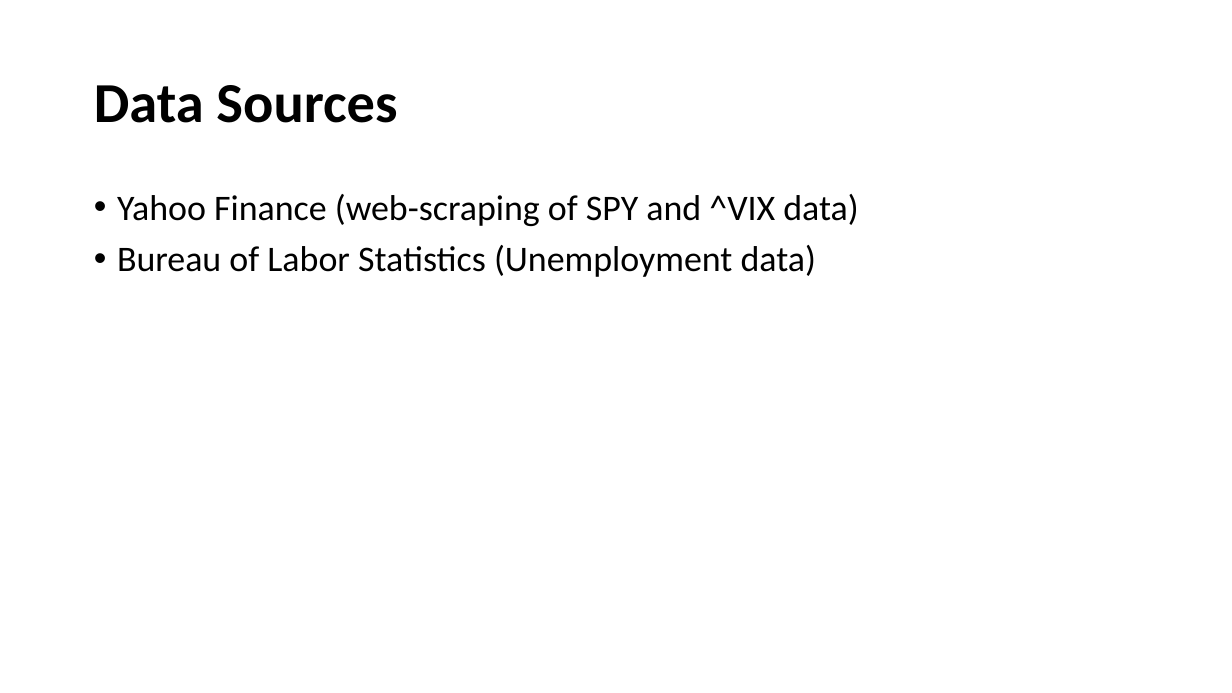
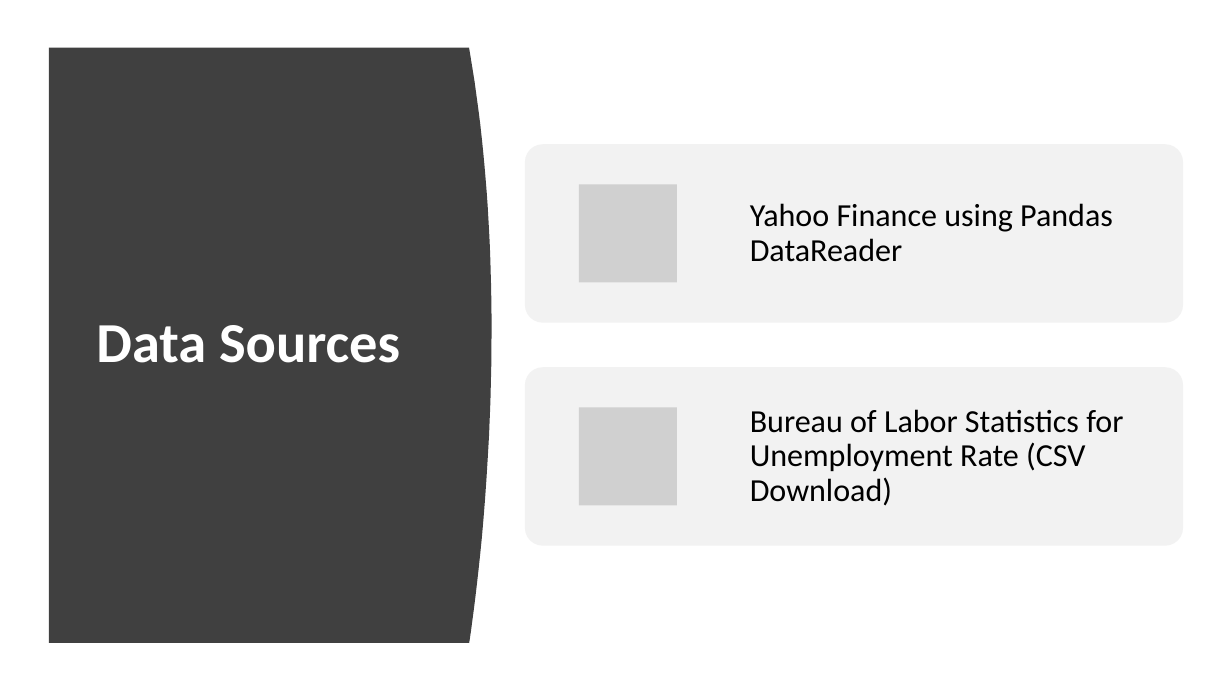
Before and after one commit to Matlickp/SP500-vs-Unemployment-Rate, a slide deck: slide 3 of ETL_Presentation.pptx. Drawn at 1232x693 pixels with LibreOffice and Linux fonts; fonts in the diff are those of the drawing; grey boxes stand for pictures. Boxes give left, top, right and bottom in pixels: in the first picture for what was removed or moved away, otherwise in the second. Text is boxed around its words. In the diff, an @@ line names an element or a change of style, - is before the commit and + after.

```diff
--- a/ETL_Presentation.pptx
+++ b/ETL_Presentation.pptx
@@ freeform shape added at (49, 48, 492, 643), fill #404040 @@
@@ title "Data Sources": place and size @@
-title "Data Sources" at (94, 85, 397, 123)
+title "Data Sources" at (96, 325, 400, 363)
@@ title "Data Sources" at (96, 325, 400, 363): text colour #000000 to #FFFFFF @@
@@ text removed at (117, 194, 858, 277) @@
-• Yahoo Finance (web-scraping of SPY and ^VIX data)
-• Bureau of Labor Statistics (Unemployment data)
@@ group added at (525, 144, 1183, 545): 2 rounded rectangles, 2 pictures, 2 texts @@
+Yahoo Finance using Pandas DataReader
+Bureau of Labor Statistics for Unemployment Rate (CSV Download)
```
Also in this commit, not shown: 3 other slides changed, 4 slides added, 4 slides removed.
